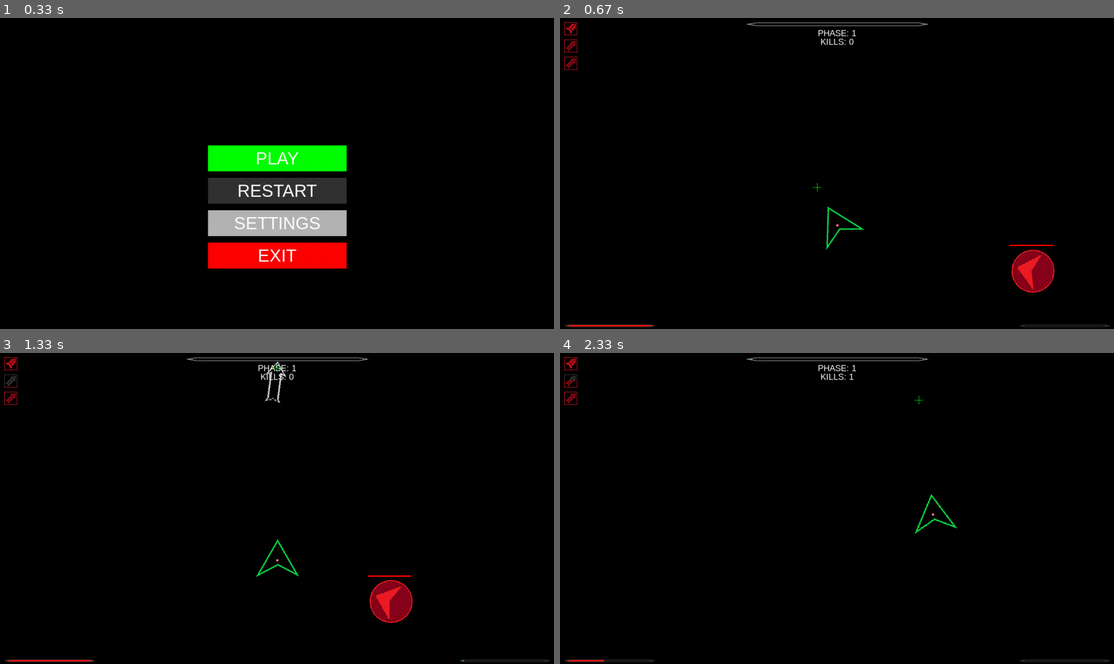
Above: before the commit, frames 1-4 (two rows, left to right).
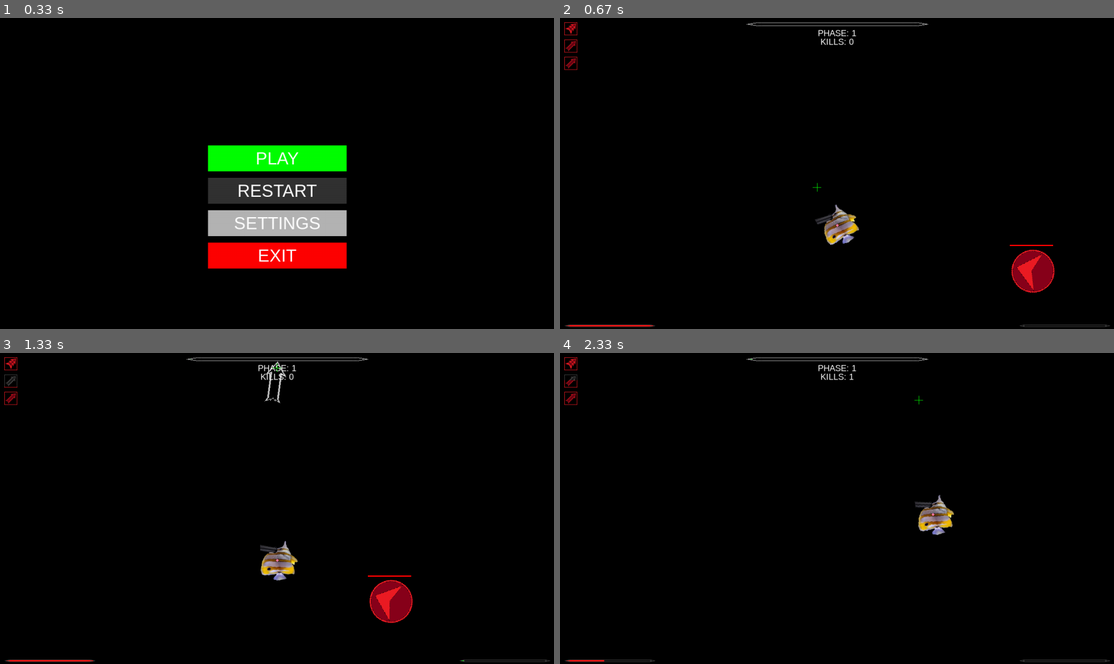
Above: after the commit, the same moments.

Repository: Jacob1Carter/BulletHellPygame
Game: pygame game, started from main.py
The game is run twice, just before and just after one commit, with the same random seed, the same clock (stepped at 60 frames per second) and the same inputs.
Inputs (mouse positions are in pixels of both pictures, inside the frame that each line leads up to):
- Up to frame 1 (0.33 s): no input
- Up to frame 2 (0.67 s): click (814, 185) at 0.38 s
- Up to frame 3 (1.33 s): tap E at 0.67 s; click "PHASE: 1" at 1.05 s
- Up to frame 4 (2.33 s): hold D 1.33-1.8 s; move the mouse to (892, 576) at 1.37 s; tap E at 1.48 s; hold W 1.83-2.13 s; move the mouse to (665, 461) at 1.87 s; hold D from 2.17 s (still down); move the mouse to (920, 399) at 2.2 s

Frame 1 is identical in both runs. In frame 2, 0.6% of the frame differs, in the area x 46-55%, y 59-75%; in frame 3, 0.6%; in frame 4, 0.6%.

Commit message:
FIMSH LETS GOOOOO

Diff:
--- a/entities.py
+++ b/entities.py
@@ -175,8 +175,8 @@
         self.x = (main.WIDTH // 2)
         self.vel = 350 / main.FPS
         self.img = main.pygame.transform.scale(
-            main.pygame.image.load(main.os.path.join("Assets", "ArrowHead1.png")),
-            # "Rizzvan.png""ArrowHead1.png""Brookiolyn.png"
+            main.pygame.image.load(main.os.path.join("Assets", "fimsh-threat.png")),
+            # "fimsh-threat.png""Rizzvan.png""ArrowHead1.png""Brookiolyn.png"
             (self.width, self.height))
         self.angle = 0
         self.rect = main.pygame.Rect(self.x, self.y, self.width, self.height)    #(200, 200)
Binary file added: Assets/fimsh-threat.png
